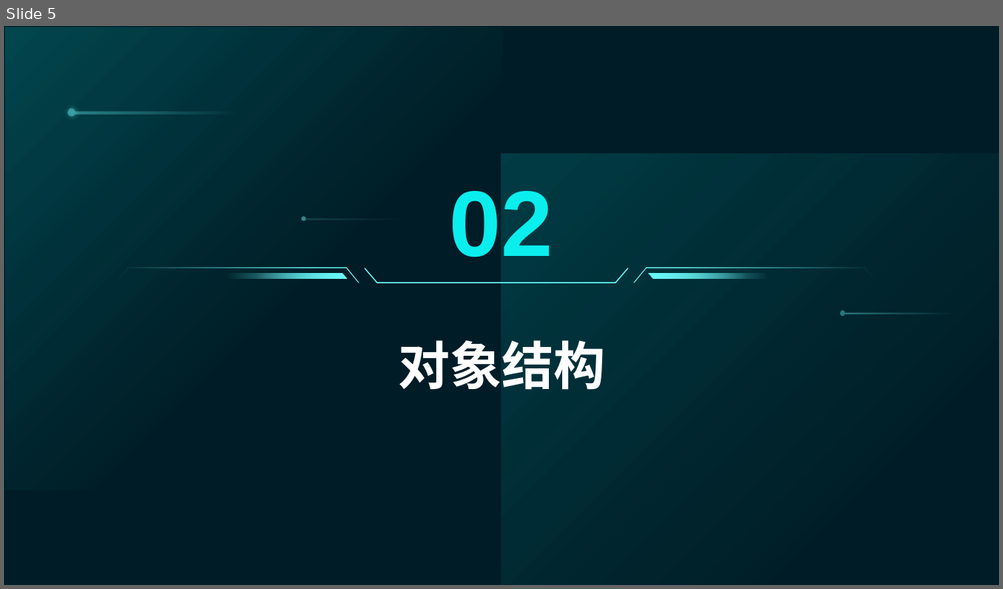
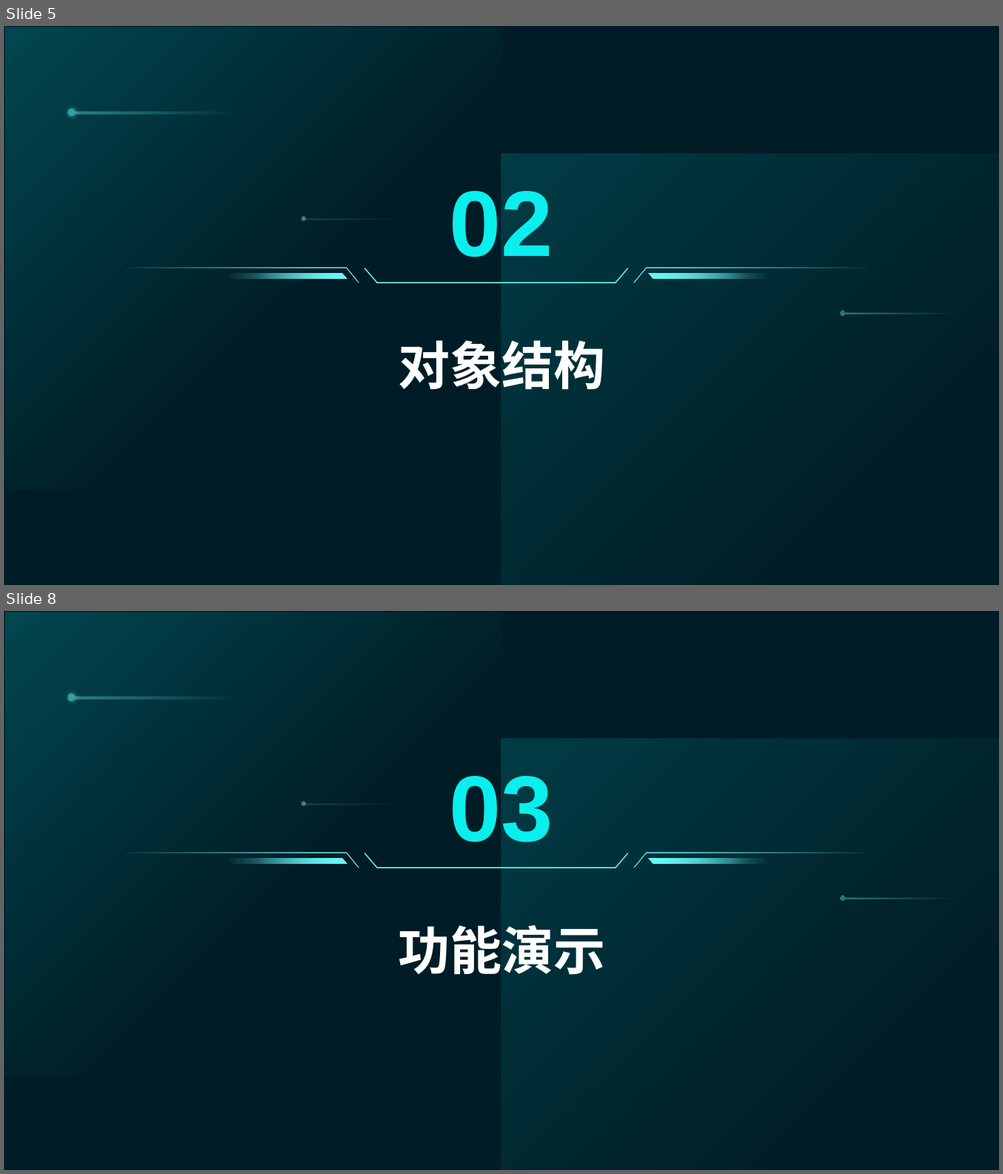
Before and after one commit to x-may9/OOPteam, a slide deck: OOP研讨一.pptx. Shown one above the other, each under a label of ours: slide 5 before the commit, slides 5 and 8 after it; the slides between them are not shown. The pictures are 1003x589 and 1003x1174 pixels, drawn with LibreOffice and Linux fonts; fonts in the diff are those of the drawing. Boxes give left, top, right and bottom in pixels: in the first picture for what was removed or moved away, otherwise in the second. Text is boxed around its words. In the diff, an @@ line names an element or a change of style, - is before the commit and + after.

```diff
--- a/OOP研讨一.pptx
+++ b/OOP研讨一.pptx
@@ slide 8 added at bbox=[4, 611, 999, 1170], background #001C26; not listed: 15 template elements that a slide beside it also shows @@
@@ text added at bbox=[449, 776, 553, 843], 90 pt, text #0BEEEE, bold @@
+03
@@ title added at bbox=[398, 925, 605, 975], 50 pt, text #FFFFFF, bold @@
+功能演示
```
Also in this commit, not shown: 4 slides changed, 2 other slides added.
